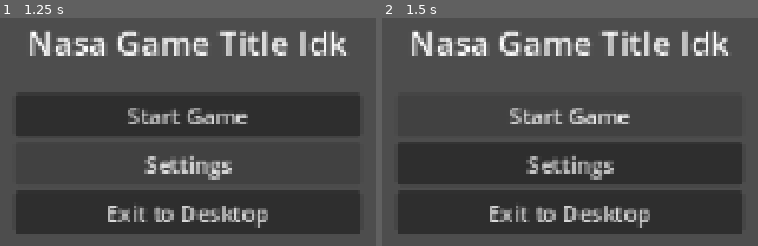
Above: before the commit, frames 1-2 (left to right).
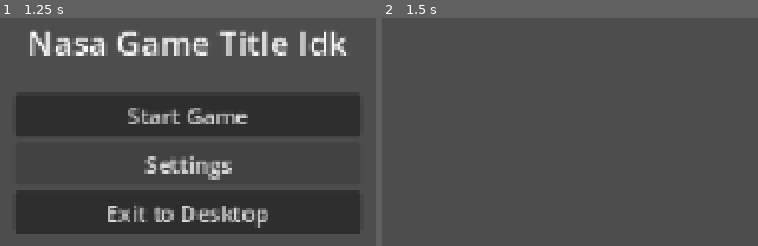
Above: after the commit, the same moments.

Repository: withereddetective/nasa-hackathon
Game: Godot game, scene res://scenes/main_menu_ui.tscn
Same seed, same stepped clock (60 frames per second), same inputs: the game is played once before the commit and once after it. Before the commit the project has no main scene; this scene is started directly in both runs.
Inputs:
- Up to frame 1 (1.25 s): click "Settings" at 0.5 s
- Up to frame 2 (1.5 s): click "Start Game" at 1.25 s

Frame 1 is identical in both runs. In frame 2, 39% of the frame differs, in the area x 4-96%, y 5-95%.

Commit message:
add title menu
yeah

Diff:
--- a/nasa-game/project.godot
+++ b/nasa-game/project.godot
@@ -11,6 +11,7 @@
 [application]
 
 config/name="nasa game"
+run/main_scene="uid://bvao2l0ohr3ef"
 config/features=PackedStringArray("4.7", "Forward Plus")
 config/icon="res://icon.svg"
 
--- a/nasa-game/scenes/main_game.tscn
+++ b/nasa-game/scenes/main_game.tscn
@@ -1,7 +1,6 @@
 [gd_scene format=3 uid="uid://cebnxqbsswcu2"]
 
-[ext_resource type="PackedScene" uid="uid://bvao2l0ohr3ef" path="res://scenes/main_menu_ui.tscn" id="1_s3esy"]
+[ext_resource type="Script" uid="uid://c0511dhllyexk" path="res://scripts/main_game.gd" id="1_72e8q"]
 
 [node name="Main Game" type="Node2D" unique_id=1905313239]
-
-[node name="Main Menu UI" parent="." unique_id=1701502392 instance=ExtResource("1_s3esy")]
+script = ExtResource("1_72e8q")
--- a/nasa-game/scenes/main_menu_ui.tscn
+++ b/nasa-game/scenes/main_menu_ui.tscn
@@ -1,4 +1,6 @@
 [gd_scene format=3 uid="uid://bvao2l0ohr3ef"]
+
+[ext_resource type="Script" uid="uid://bekykkrdxqalv" path="res://scripts/main_menu_ui.gd" id="1_rayio"]
 
 [node name="Main Menu UI" type="Control" unique_id=1701502392]
 layout_mode = 3
@@ -9,6 +11,8 @@
 anchor_bottom = 0.5
 grow_horizontal = 2
 grow_vertical = 2
+mouse_filter = 1
+script = ExtResource("1_rayio")
 
 [node name="CenterContainer" type="CenterContainer" parent="." unique_id=1046037896]
 layout_mode = 1
@@ -46,7 +50,11 @@
 layout_mode = 2
 text = "Exit to Desktop"
 
-[node name="Window" type="Window" parent="CenterContainer/VBoxContainer/Quit Button" unique_id=29881653]
-oversampling_override = 1.0
-title = "Are You Sure?"
-visible = false
+[node name="ConfirmationDialog" type="ConfirmationDialog" parent="CenterContainer/VBoxContainer/Quit Button" unique_id=370776548]
+ok_button_text = "Quit"
+dialog_text = "Are you sure you want to quit?"
+
+[connection signal="pressed" from="CenterContainer/VBoxContainer/Start Button" to="." method="_on_start_button_pressed"]
+[connection signal="pressed" from="CenterContainer/VBoxContainer/Settings Button" to="." method="_on_settings_button_pressed"]
+[connection signal="pressed" from="CenterContainer/VBoxContainer/Quit Button" to="." method="_on_quit_button_pressed"]
+[connection signal="confirmed" from="CenterContainer/VBoxContainer/Quit Button/ConfirmationDialog" to="." method="_on_confirmation_dialog_confirmed"]
--- /dev/null
+++ b/nasa-game/scripts/main_game.gd
@@ -0,0 +1,7 @@
+extends Node2D
+
+@onready var main_menu_ui: Control = $"Main Menu UI"
+
+func _ready() -> void:
+	get_tree().paused = true
+	main_menu_ui.show()
--- /dev/null
+++ b/nasa-game/scripts/main_menu_ui.gd
@@ -0,0 +1,24 @@
+extends Control
+
+@export_file("main_game.tscn") var main_game_scene: String
+@onready var quit_dialog: ConfirmationDialog = $"CenterContainer/VBoxContainer/Quit Button/ConfirmationDialog"
+
+func _ready() -> void:
+	#get_tree().paused = true
+	# kyle the buttons weren't working because the tree was paused
+	# if you want the buttons to work while the tree's paused, set the buttons' process_mode variable to
+	# either always or on paused
+	quit_dialog.hide()
+
+func _on_start_button_pressed() -> void:
+	hide()
+	get_tree().paused = false
+
+func _on_settings_button_pressed() -> void:
+	print("Open settings panel")
+
+func _on_quit_button_pressed() -> void:
+	quit_dialog.popup_centered()
+
+func _on_confirmation_dialog_confirmed() -> void:
+	get_tree().quit()
Not shown, added: nasa-game/assets/small rocket/SkillTree_BackgroundTile.png.import
Not shown, added: nasa-game/assets/small rocket/SkillTree_TextBox.png.import
Not shown, added: nasa-game/scripts/main_game.gd.uid
Not shown, added: nasa-game/scripts/main_menu_ui.gd.uid
